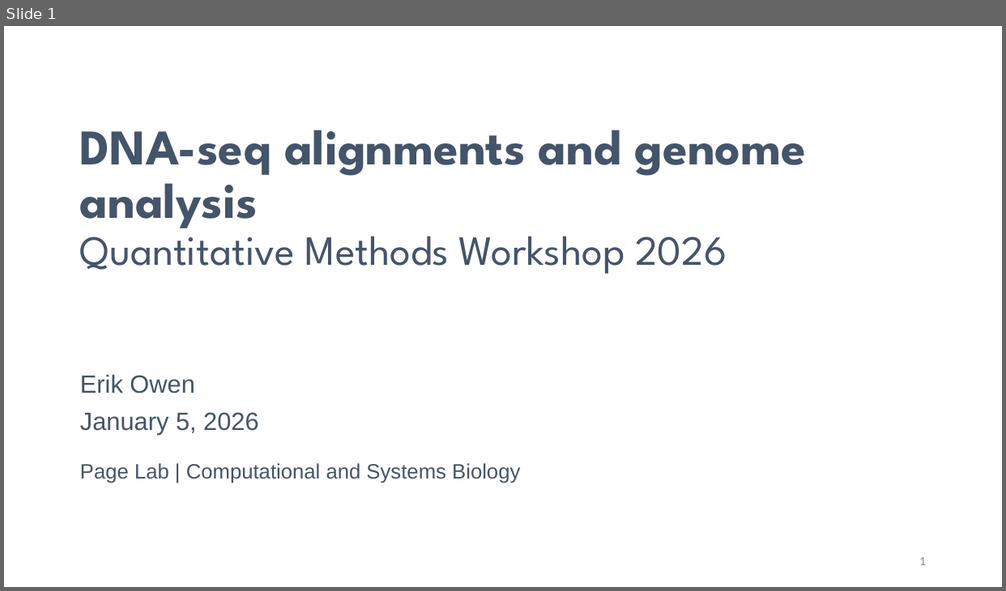
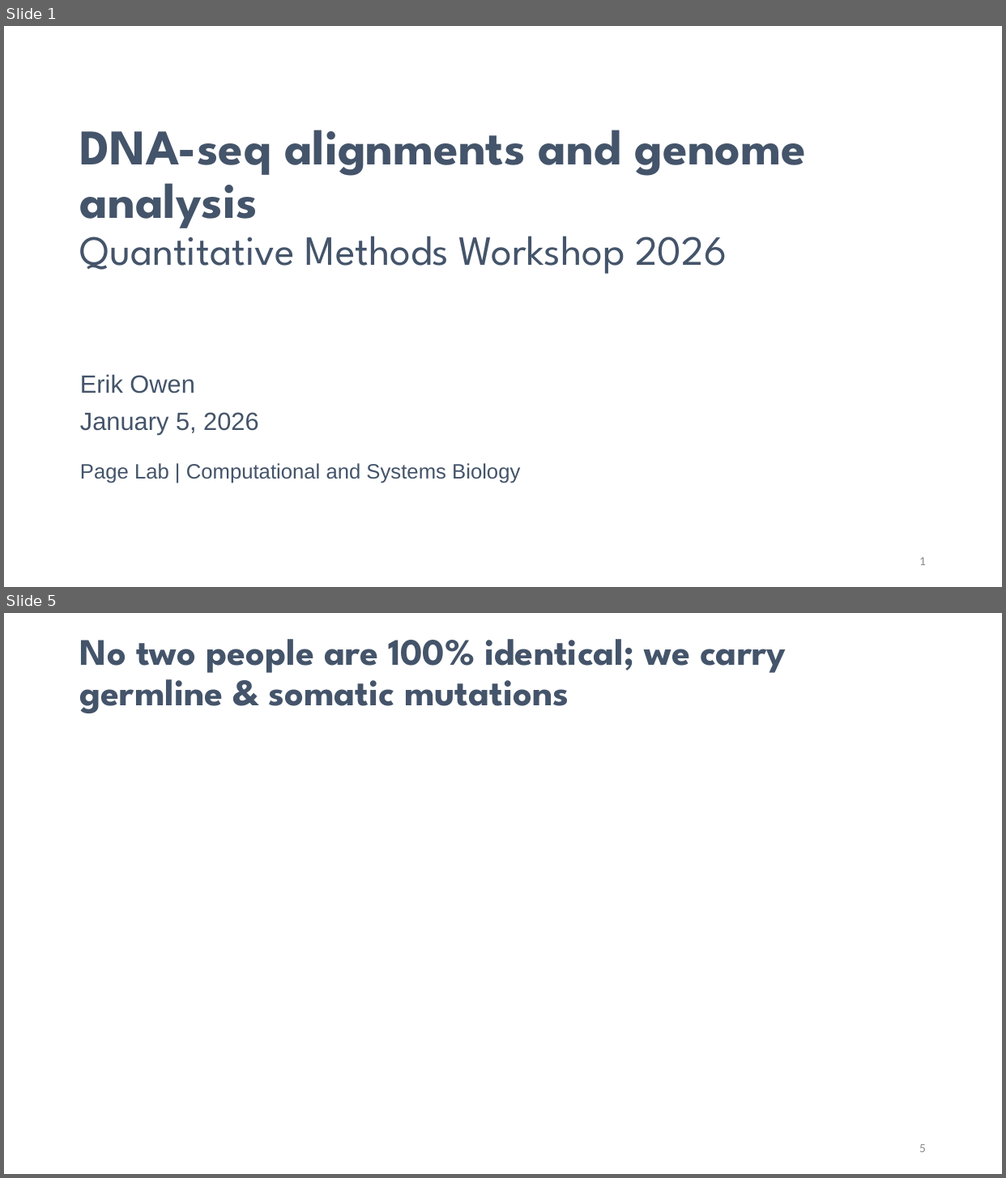
Before and after one commit to erik-owen/2026_QMW_Genomics, a slide deck: slides/260105_dna_seq_alignments.pptx. Shown one above the other, each under a label of ours: slide 1 before the commit, slides 1 and 5 after it; the slides between them are not shown. The pictures are 1006x591 and 1006x1178 pixels, drawn with LibreOffice and Linux fonts; fonts in the diff are those of the drawing; grey boxes stand for pictures; background and template pictures are left out. Boxes give left, top, right and bottom in pixels: in the first picture for what was removed or moved away, otherwise in the second. Text is boxed around its words. In the diff, an @@ line names an element or a change of style, - is before the commit and + after.

```diff
--- a/slides/260105_dna_seq_alignments.pptx
+++ b/slides/260105_dna_seq_alignments.pptx
@@ slide 5 added at [4,613,1002,1174], background #FFFFFF @@
@@ title added at [80,639,786,713], 36 pt, text #44546A, bold @@
+No two people are 100% identical; we carry germline & somatic mutations
@@ page number added at [919,1144,926,1152], 12 pt, text #8C8C8C @@
+5
```
Also in this commit, not shown: 9 other slides added, 1 other file.
